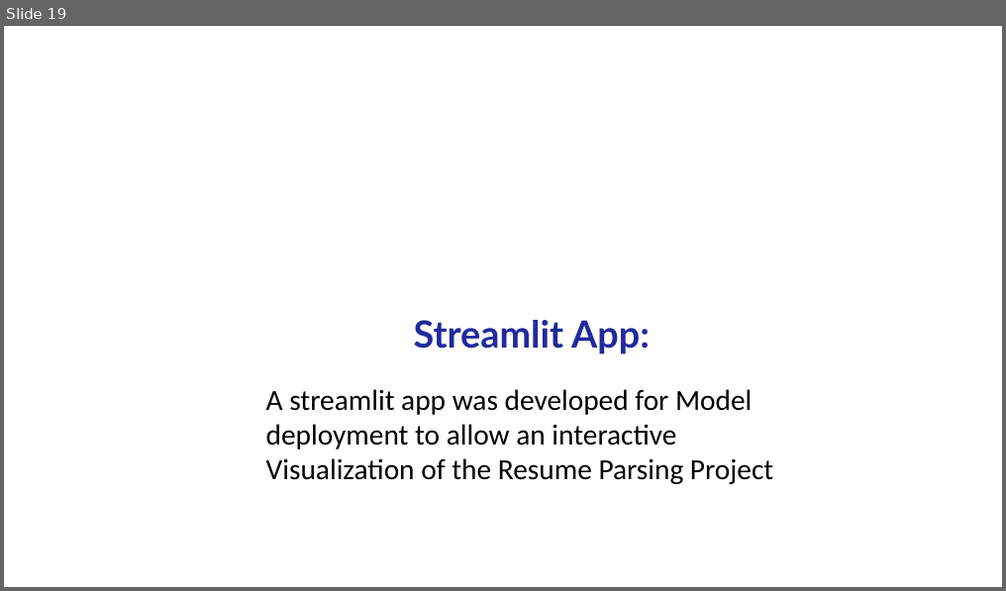
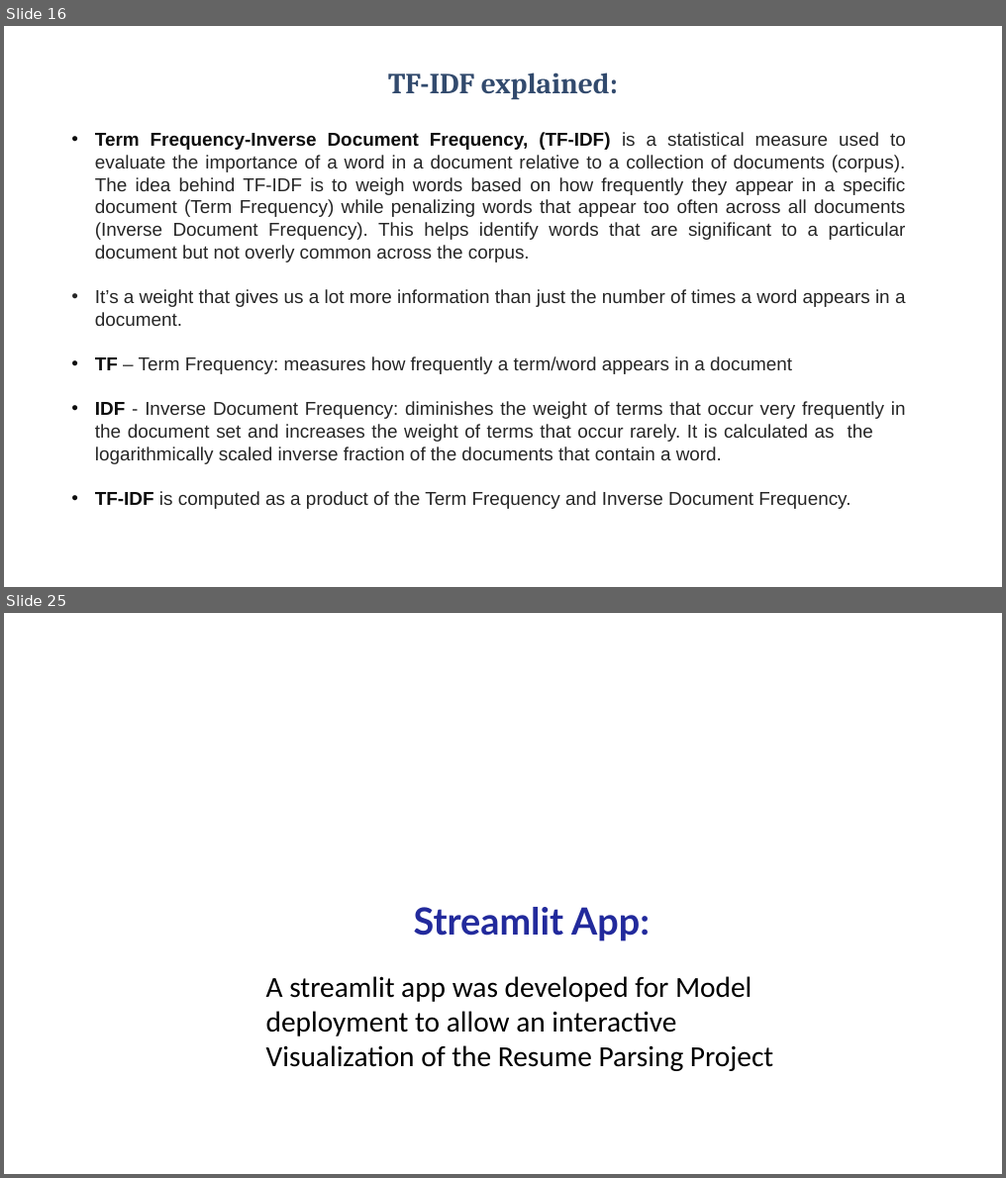
Before and after one commit to mk7890/Resume-Parsing-System, a slide deck: ResumeParserSystem_Presentation.pptx. Shown one above the other, each under a label of ours: slide 19 before the commit, slides 16 and 25 after it; the slides between them are not shown. The pictures are 1006x591 and 1006x1178 pixels, drawn with LibreOffice and Linux fonts; fonts in the diff are those of the drawing; background and template pictures are left out. Boxes give left, top, right and bottom in pixels: in the first picture for what was removed or moved away, otherwise in the second. Text is boxed around its words. In the diff, an @@ line names an element or a change of style, - is before the commit and + after.

```diff
--- a/ResumeParserSystem_Presentation.pptx
+++ b/ResumeParserSystem_Presentation.pptx
@@ slide 16 added at <box>4,26,1002,587</box>, background #FFFFFF @@
@@ text added at <box>388,73,618,100</box>, 28 pt, text #324A6D, bold @@
+TF-IDF explained:
@@ text added at <box>95,132,906,509</box>, 18 pt, text #262626 @@
+• Term Frequency-Inverse Document Frequency, (TF-IDF) is a statistical measure used to evaluate the importance of a word in a document relative to a collection of documents (corpus). The idea behind TF-IDF is to weigh words based on how frequently they appear in a specific document (Term Frequency) while penalizing words that appear too often across all documents (Inverse Document Frequency). This helps identify words that are significant to a particular document but not overly common across the corpus.
+• It’s a weight that gives us a lot more information than just the number of times a word appears in a document.
+• TF – Term Frequency: measures how frequently a term/word appears in a document
+• IDF - Inverse Document Frequency: diminishes the weight of terms that occur very frequently in the document set and increases the weight of terms that occur rarely. It is calculated as the logarithmically scaled inverse fraction of the documents that contain a word.
+• TF-IDF is computed as a product of the Term Frequency and Inverse Document Frequency.
@@ what was slide 19 is now slide 25 @@
```
Also in this commit, not shown: 9 slides changed, 15 other slides added, 10 slides removed.
